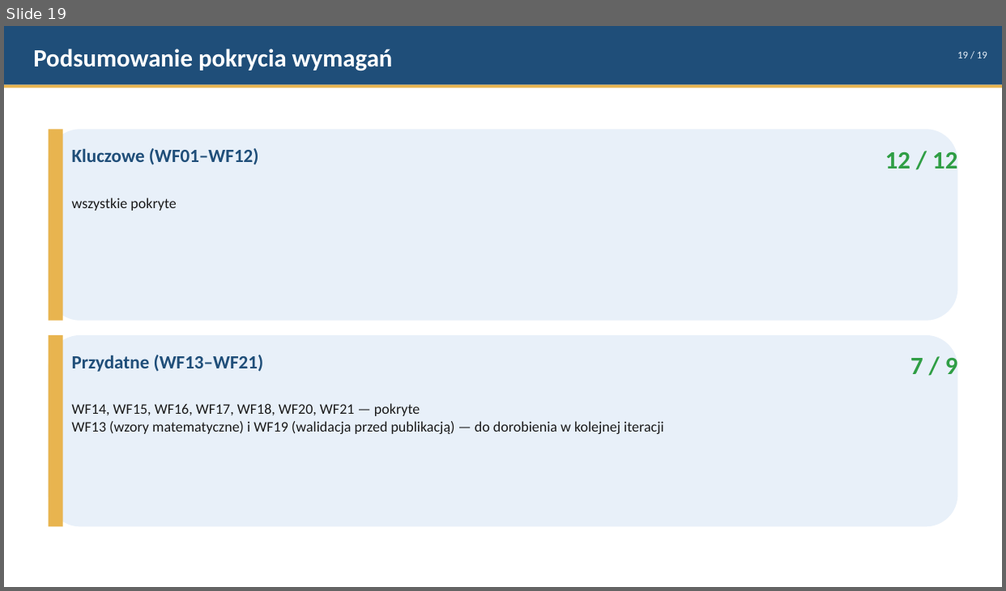
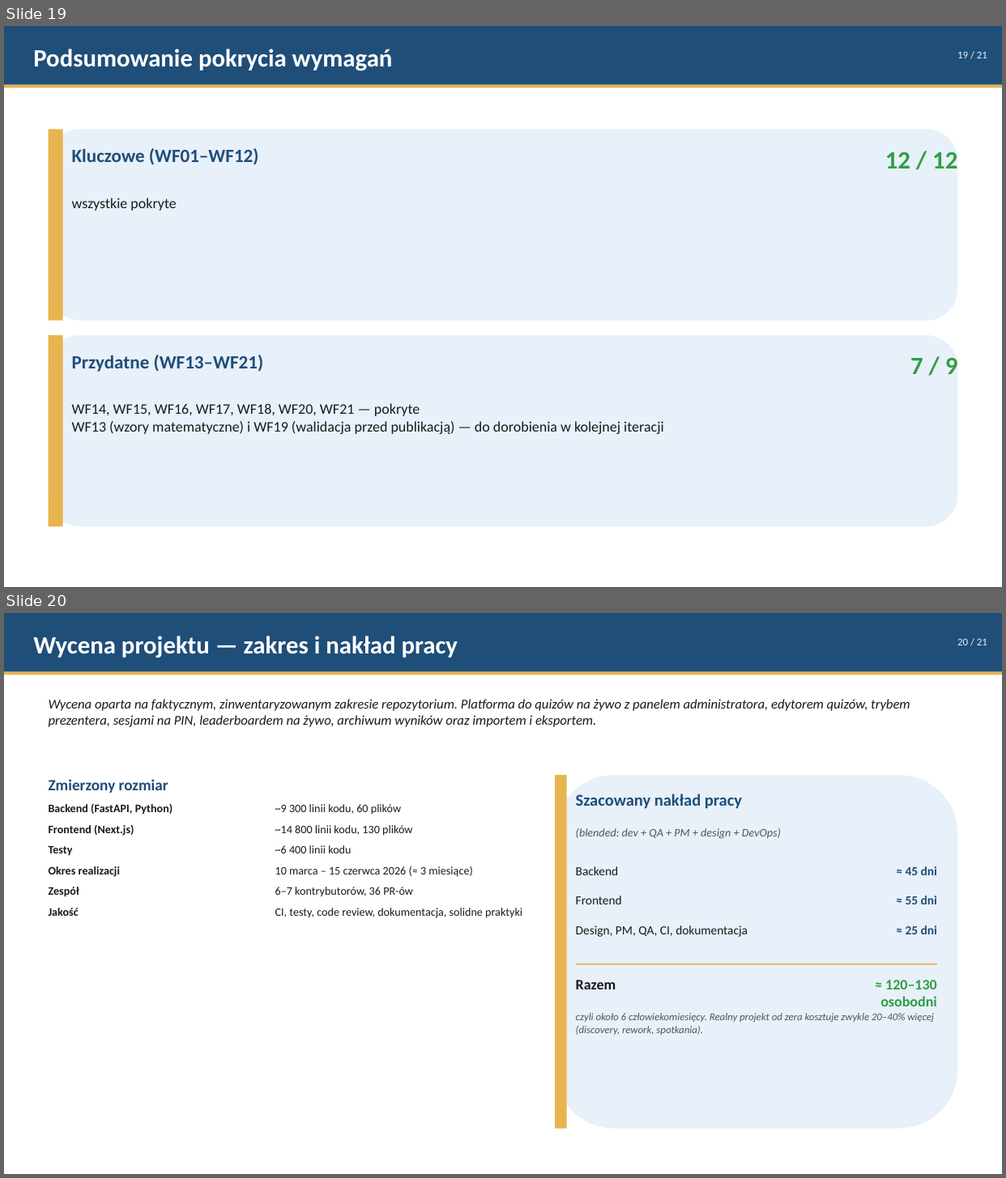
Before and after one commit to rdest-devs/cogniro, a slide deck: docs/cogniro-requirements.pptx. Shown one above the other, each under a label of ours: slide 19 before the commit, slides 19 and 20 after it. The pictures are 1006x591 and 1006x1178 pixels, drawn with LibreOffice and Linux fonts; fonts in the diff are those of the drawing. Boxes give left, top, right and bottom in pixels: in the first picture for what was removed or moved away, otherwise in the second. Text is boxed around its words. In the diff, an @@ line names an element or a change of style, - is before the commit and + after.

```diff
--- a/docs/cogniro-requirements.pptx
+++ b/docs/cogniro-requirements.pptx
@@ slide 20 added at bbox=[4, 613, 1002, 1174], background #FFFFFF @@
@@ rectangle added at bbox=[4, 613, 1002, 672], fill #1F4E79 @@
@@ text added at bbox=[33, 636, 458, 658], 24 pt, text #FFFFFF, bold @@
+Wycena projektu — zakres i nakład pracy
@@ text added at bbox=[957, 638, 987, 645], 10 pt, text #E8F0F9 @@
+20 / 21
@@ rectangle added at bbox=[4, 672, 1002, 675], fill #E8B44F @@
@@ text added at bbox=[49, 699, 910, 727], 13 pt, text #1A1A1A, italic @@
+Wycena oparta na faktycznym, zinwentaryzowanym zakresie repozytorium. Platforma do quizów na żywo z panelem administratora, edytorem quizów, trybem prezentera, sesjami na PIN, leaderboardem na żywo, archiwum wyników oraz importem i eksportem.
@@ text added at bbox=[49, 779, 168, 793], 15 pt, text #1F4E79, bold @@
+Zmierzony rozmiar
@@ rounded rectangle added at bbox=[555, 776, 957, 1129], fill #E8F0F9 @@
@@ rectangle added at bbox=[555, 776, 567, 1129], fill #E8B44F @@
@@ text added at bbox=[49, 803, 172, 815], 11 pt, text #1A1A1A, bold @@
+Backend (FastAPI, Python)
@@ text added at bbox=[275, 804, 401, 815], 11 pt, text #1A1A1A @@
+~9 300 linii kodu, 60 plików
@@ text added at bbox=[576, 794, 742, 809], 16 pt, text #1F4E79, bold @@
+Szacowany nakład pracy
@@ text added at bbox=[49, 824, 134, 836], 11 pt, text #1A1A1A, bold @@
+Frontend (Next.js)
@@ text added at bbox=[275, 825, 412, 836], 11 pt, text #1A1A1A @@
+~14 800 linii kodu, 130 plików
@@ text added at bbox=[576, 828, 781, 839], 11 pt, text #555555, italic @@
+(blended: dev + QA + PM + design + DevOps)
@@ text added at bbox=[49, 846, 73, 856], 11 pt, text #1A1A1A, bold @@
+Testy
@@ text added at bbox=[275, 845, 351, 854], 11 pt, text #1A1A1A @@
+~6 400 linii kodu
@@ text added at bbox=[49, 867, 120, 877], 11 pt, text #1A1A1A, bold @@
+Okres realizacji
@@ text added at bbox=[275, 867, 472, 876], 11 pt, text #1A1A1A @@
+10 marca – 15 czerwca 2026 (≈ 3 miesiące)
@@ text added at bbox=[576, 867, 618, 875], 12 pt, text #1A1A1A @@
+Backend
@@ text added at bbox=[906, 867, 937, 875], 12 pt, text #1F4E79, bold @@
+≈ 45 dni
@@ text added at bbox=[49, 887, 79, 897], 11 pt, text #1A1A1A, bold @@
+Zespół
@@ text added at bbox=[275, 887, 413, 897], 11 pt, text #1A1A1A @@
+6–7 kontrybutorów, 36 PR-ów
@@ text added at bbox=[576, 896, 622, 905], 12 pt, text #1A1A1A @@
+Frontend
@@ text added at bbox=[906, 896, 937, 905], 12 pt, text #1F4E79, bold @@
+≈ 55 dni
@@ text added at bbox=[49, 908, 79, 916], 11 pt, text #1A1A1A, bold @@
+Jakość
@@ text added at bbox=[275, 908, 522, 918], 11 pt, text #1A1A1A @@
+CI, testy, code review, dokumentacja, solidne praktyki
@@ text added at bbox=[576, 926, 748, 937], 12 pt, text #1A1A1A @@
+Design, PM, QA, CI, dokumentacja
@@ text added at bbox=[906, 926, 937, 935], 12 pt, text #1F4E79, bold @@
+≈ 25 dni
@@ rectangle added at bbox=[576, 964, 938, 965], fill #E8B44F @@
@@ text added at bbox=[576, 980, 616, 990], 14 pt, text #1A1A1A, bold @@
+Razem
@@ text added at bbox=[880, 980, 937, 1007], 14 pt, text #2F9E44, bold @@
+≈ 120–130 osobodni
@@ text added at bbox=[576, 1013, 934, 1035], 10 pt, text #555555, italic @@
+czyli około 6 człowiekomiesięcy. Realny projekt od zera kosztuje zwykle 20–40% więcej (discovery, rework, spotkania).
@@ slide 19 changed as well @@
@@ text at bbox=[957, 51, 987, 58]: text changed @@
-19 / 19
+19 / 21
```
Also in this commit, not shown: 18 other slides changed, 1 other slide added.
